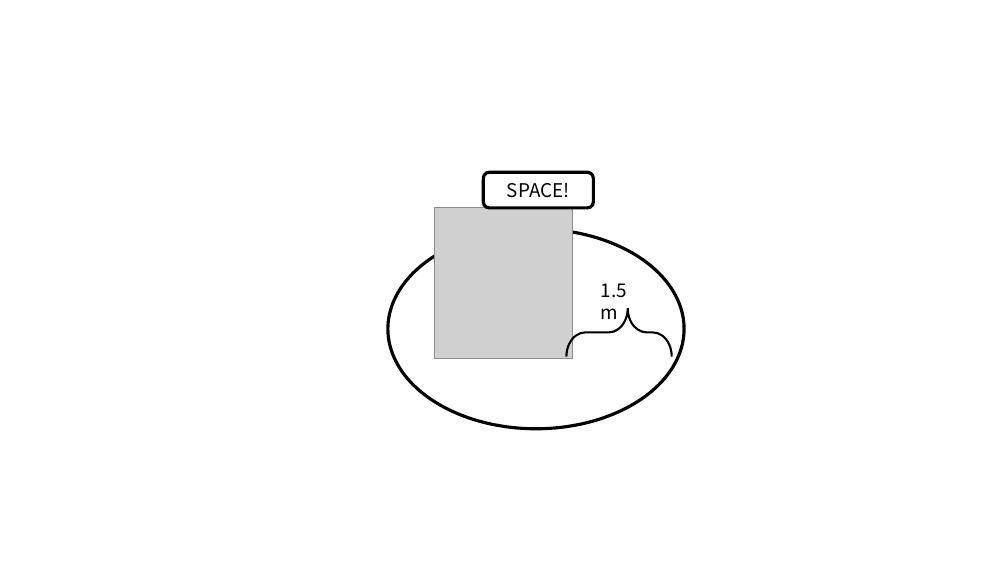
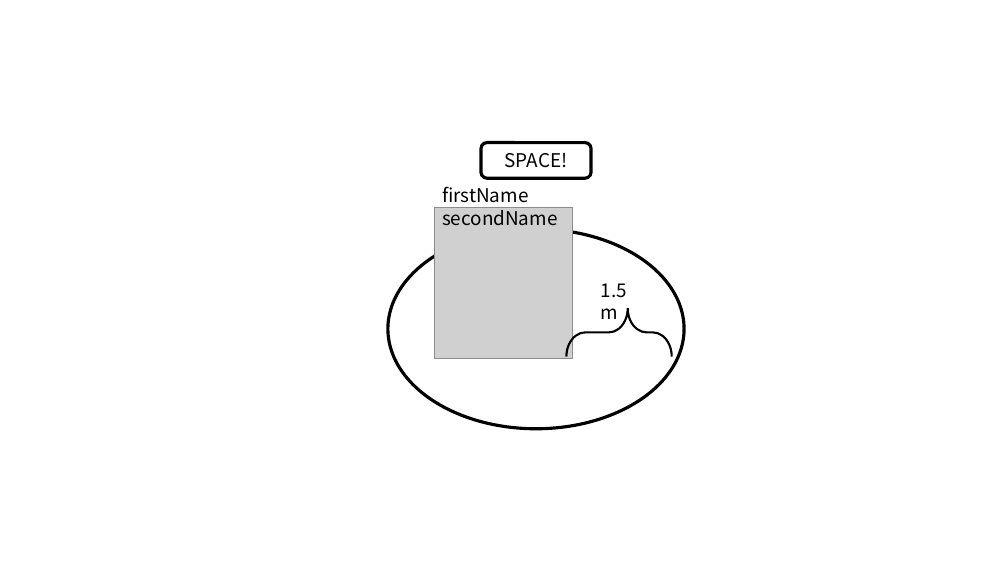
Before and after one commit to korleinster/gamebusdriver, a slide deck: slide 16 of plan/forwork.pptx (slide 5 before the commit). Drawn at 1008x567 pixels with LibreOffice and Linux fonts; fonts in the diff are those of the drawing; grey boxes stand for pictures. Boxes give left, top, right and bottom in pixels: in the first picture for what was removed or moved away, otherwise in the second. Text is boxed around its words. In the diff, an @@ line names an element or a change of style, - is before the commit and + after.

```diff
--- a/plan/forwork.pptx
+++ b/plan/forwork.pptx
@@ rounded rectangle "SPACE!": place and size @@
-rounded rectangle "SPACE!" at <box>483,172,594,208</box>
+rounded rectangle "SPACE!" at <box>481,143,591,178</box>
@@ text added at <box>442,186,557,226</box>, 18 pt, text #000000 @@
+firstName secondName
```
Also in this commit, not shown: 2 other slides changed, 11 slides added, 5 other files.
